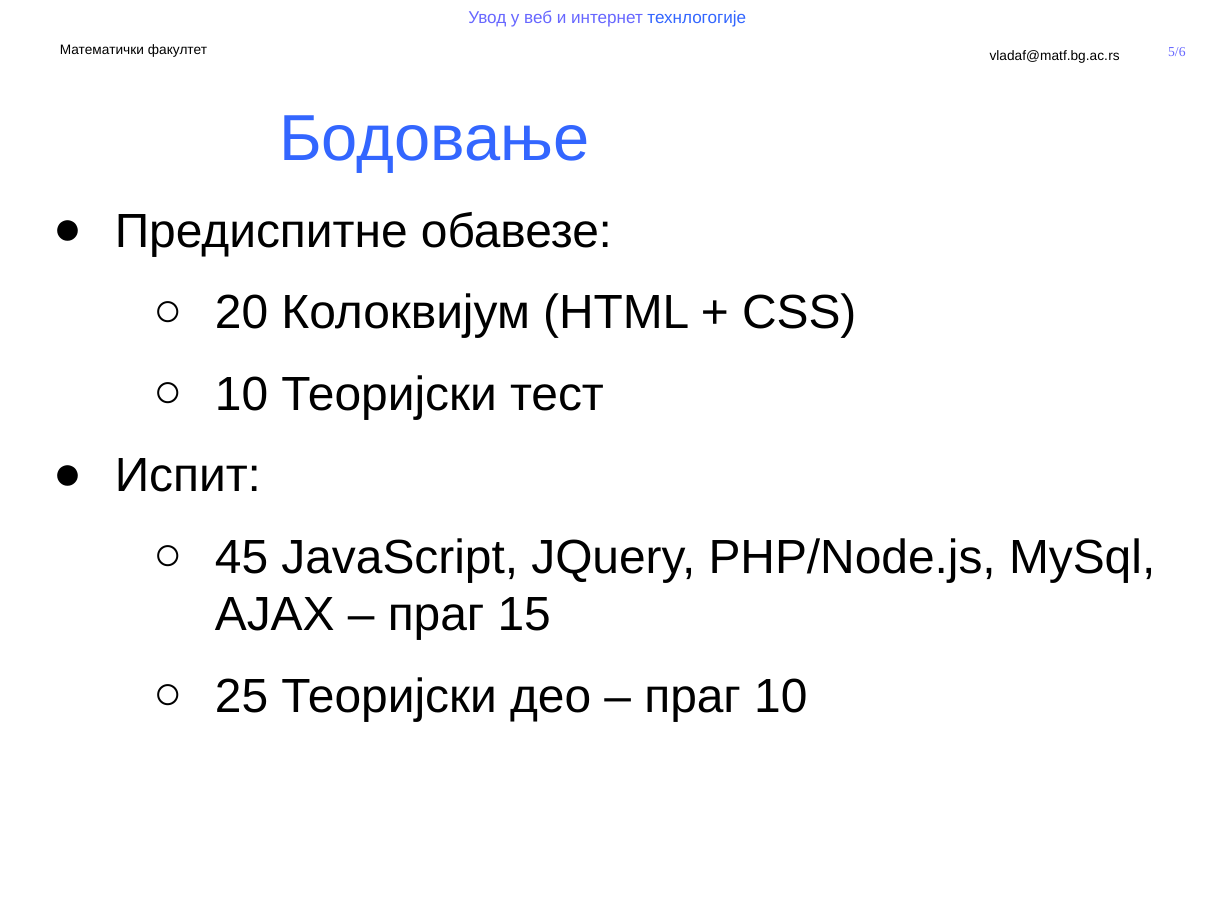
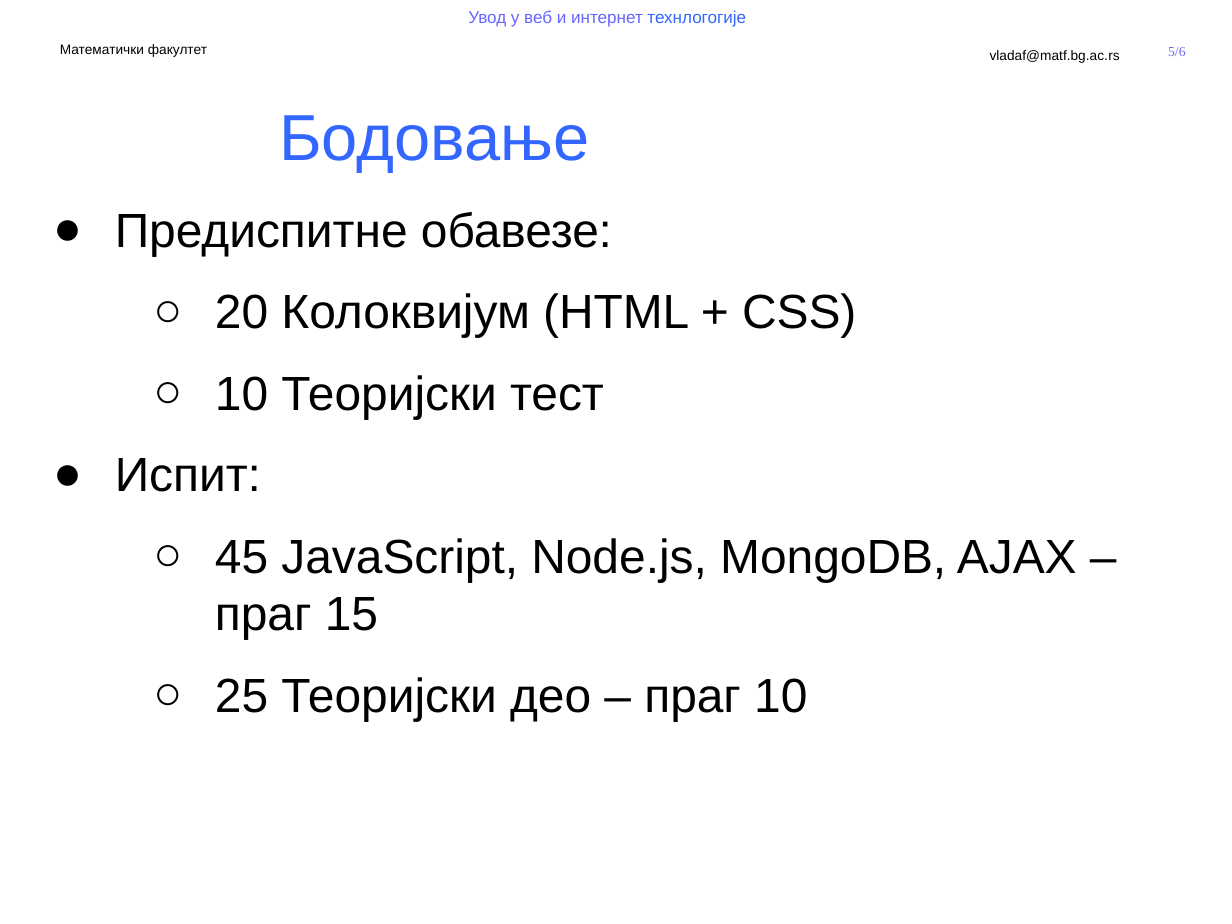
Before and after one commit to MatfUVIT/info, a slide deck: slide 5 of predavanja/prezentacije/UVIT00-01-Koncepcija kursa.pptx. Drawn at 1232x924 pixels with LibreOffice and Linux fonts; fonts in the diff are those of the drawing; background and template pictures are left out. Boxes give left, top, right and bottom in pixels: in the first picture for what was removed or moved away, otherwise in the second. Text is boxed around its words. In the diff, an @@ line names an element or a change of style, - is before the commit and + after.

```diff
--- a/predavanja/prezentacije/UVIT00-01-Koncepcija kursa.pptx
+++ b/predavanja/prezentacije/UVIT00-01-Koncepcija kursa.pptx
@@ text at (215,538,1077,639): text changed @@
-  ○ 45 JavaScript, JQuery, PHP/Node.js, MySql, AJAX – праг 15
+  ○ 45 JavaScript, Node.js, MongoDB, AJAX – праг 15
```
Also in this commit, not shown: 4 other slides changed, 3 other files.
